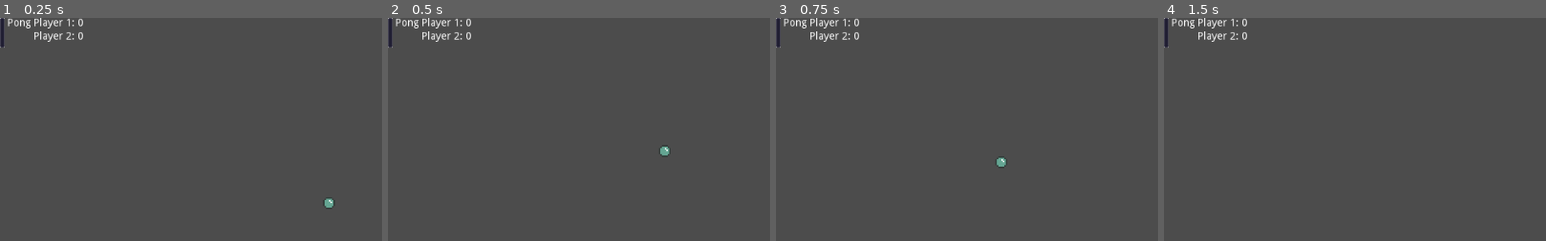
Above: before the commit, frames 1-4 (left to right).
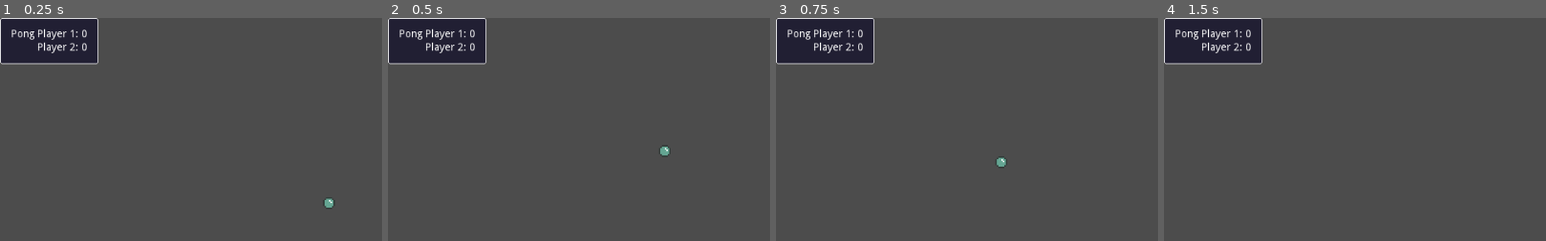
Above: after the commit, the same moments.

Repository: diego-ruiz/godot-pong
Game: Godot game, scene res://Game.tscn
The game is run twice, just before and just after one commit, with the same random seed, the same clock (stepped at 60 frames per second) and the same inputs.
Inputs:
- Up to frame 1 (0.25 s): no input
- Up to frame 2 (0.5 s): no input
- Up to frame 3 (0.75 s): tap Enter at 0.5 s; hold Up (ui_up) from 0.53 s (still down)
- Up to frame 4 (1.5 s): release Up (ui_up) at 1.28 s; hold Down (ui_down) from 1.28 s (still down)
The pictures show only the part of the screen within x 0-50%, y 0-50%; the shares and areas given below are measured in that part.

The runs differ from the first frame. In frame 1, 5.1% of the frame differs, in the area x 0-26%, y 0-21%; in frame 2, 5.1%; in frame 3, 5.1%; in frame 4, 5.1%.

Commit message:
adjustment

Diff:
--- a/Game.tscn
+++ b/Game.tscn
@@ -20,9 +20,14 @@
 "_edit_use_anchors_": false
 }
 
-[node name="NinePatchRect" type="NinePatchRect" parent="HBoxContainer"]
-margin_right = 6.0
-margin_bottom = 40.0
+[node name="MarginContainer2" type="MarginContainer" parent="HBoxContainer"]
+margin_right = 132.0
+margin_bottom = 62.0
+size_flags_horizontal = 3
+
+[node name="Background" type="NinePatchRect" parent="HBoxContainer/MarginContainer2"]
+margin_right = 132.0
+margin_bottom = 62.0
 size_flags_horizontal = 3
 size_flags_vertical = 3
 texture = ExtResource( 3 )
@@ -31,43 +36,46 @@
 patch_margin_right = 3
 patch_margin_bottom = 3
 
-[node name="MarginContainer" type="MarginContainer" parent="HBoxContainer"]
-margin_left = 10.0
-margin_right = 112.0
-margin_bottom = 40.0
+[node name="MarginContainer" type="MarginContainer" parent="HBoxContainer/MarginContainer2"]
 size_flags_horizontal = 3
+custom_constants/margin_right = 15
+custom_constants/margin_top = 15
+custom_constants/margin_left = 15
+custom_constants/margin_bottom = 15
 __meta__ = {
 "_edit_use_anchors_": false
 }
 
-[node name="HBoxContainer" type="HBoxContainer" parent="HBoxContainer/MarginContainer"]
-margin_right = 102.0
-margin_bottom = 40.0
+[node name="HBoxContainer" type="HBoxContainer" parent="HBoxContainer/MarginContainer2/MarginContainer"]
+margin_left = 15.0
+margin_top = 15.0
+margin_right = 117.0
+margin_bottom = 47.0
 size_flags_horizontal = 3
 
-[node name="VBoxContainer" type="VBoxContainer" parent="HBoxContainer/MarginContainer/HBoxContainer"]
+[node name="VBoxContainer" type="VBoxContainer" parent="HBoxContainer/MarginContainer2/MarginContainer/HBoxContainer"]
 margin_right = 31.0
-margin_bottom = 40.0
+margin_bottom = 32.0
 size_flags_horizontal = 3
 
-[node name="Label" type="Label" parent="HBoxContainer/MarginContainer/HBoxContainer/VBoxContainer"]
+[node name="Label" type="Label" parent="HBoxContainer/MarginContainer2/MarginContainer/HBoxContainer/VBoxContainer"]
 margin_right = 31.0
 margin_bottom = 14.0
 text = "Pong"
 
-[node name="VBoxContainer2" type="VBoxContainer" parent="HBoxContainer/MarginContainer/HBoxContainer"]
+[node name="VBoxContainer2" type="VBoxContainer" parent="HBoxContainer/MarginContainer2/MarginContainer/HBoxContainer"]
 margin_left = 35.0
 margin_right = 102.0
-margin_bottom = 40.0
+margin_bottom = 32.0
 size_flags_horizontal = 3
 size_flags_stretch_ratio = 3.0
 
-[node name="Label" type="Label" parent="HBoxContainer/MarginContainer/HBoxContainer/VBoxContainer2"]
+[node name="Label" type="Label" parent="HBoxContainer/MarginContainer2/MarginContainer/HBoxContainer/VBoxContainer2"]
 margin_right = 67.0
 margin_bottom = 14.0
 text = "Player 1: 0"
 
-[node name="Label2" type="Label" parent="HBoxContainer/MarginContainer/HBoxContainer/VBoxContainer2"]
+[node name="Label2" type="Label" parent="HBoxContainer/MarginContainer2/MarginContainer/HBoxContainer/VBoxContainer2"]
 margin_top = 18.0
 margin_right = 67.0
 margin_bottom = 32.0
